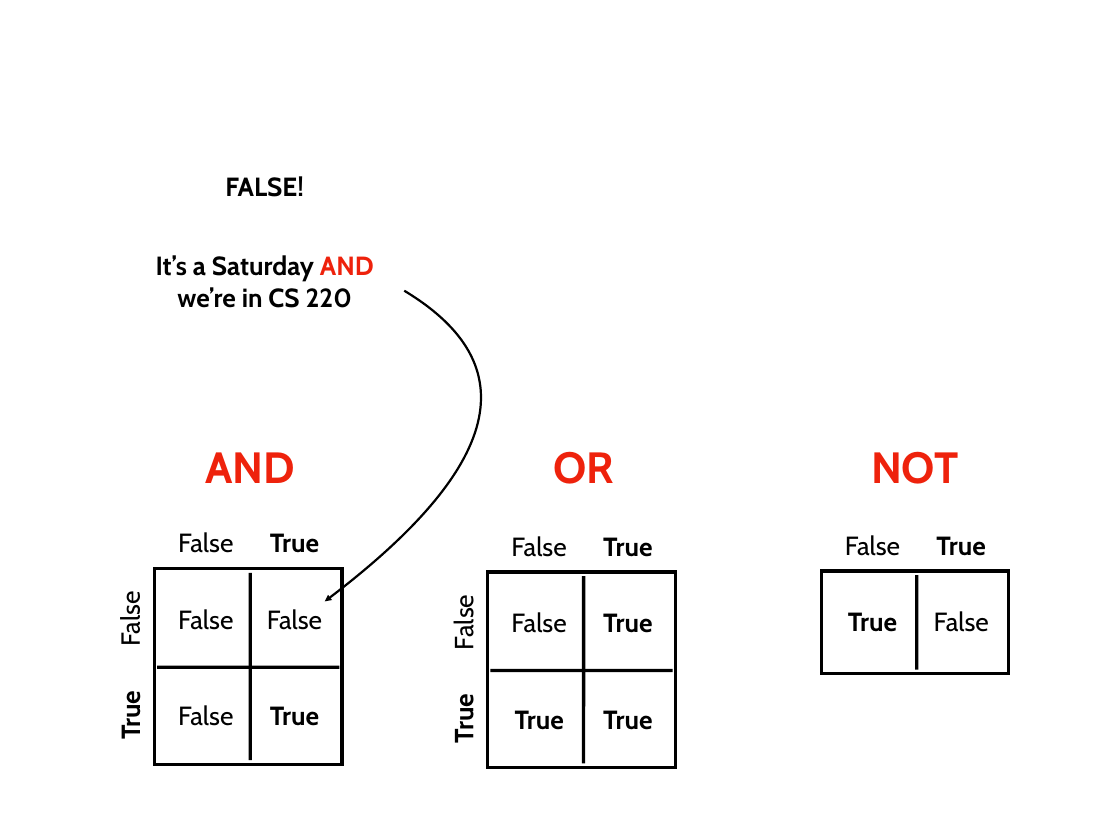
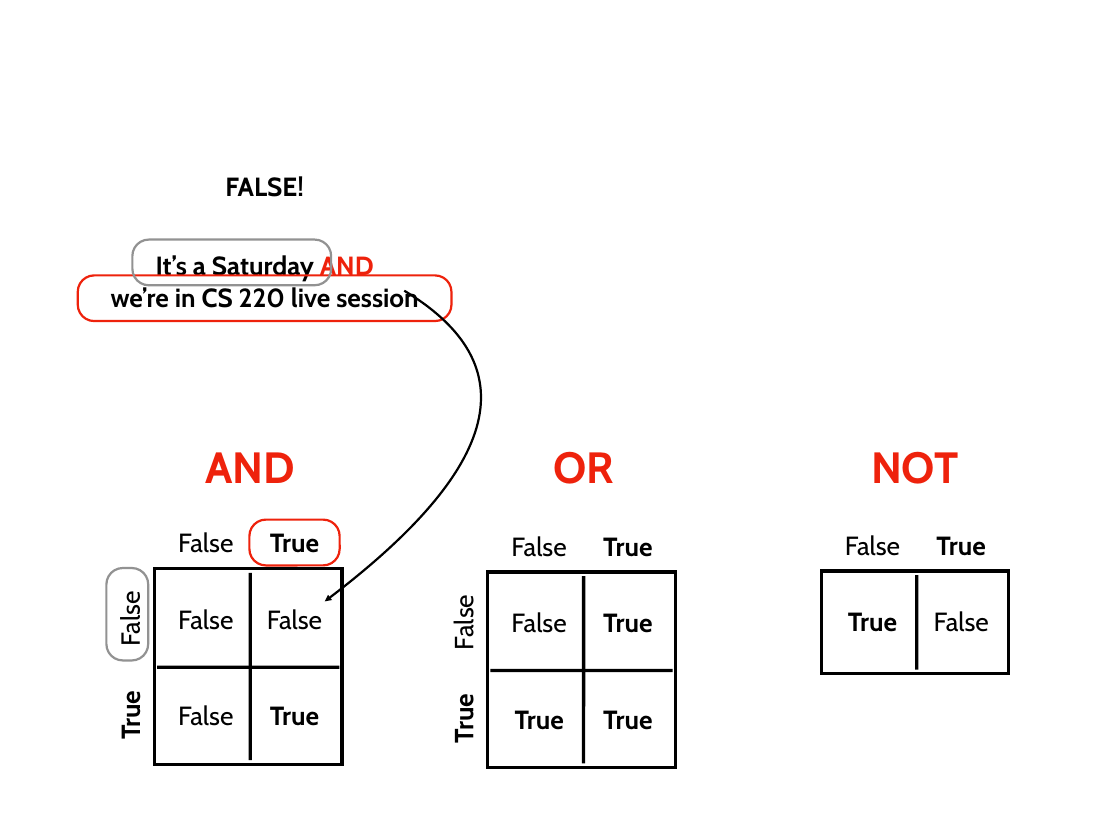
Before and after one commit to tylerharter/caraza-harter-com, a slide deck: slide 45 of tyler/meena/cs220/s21/materials/lec_04_S21.ppt (slide 48 before the commit). Drawn at 1120x840 pixels with LibreOffice and Linux fonts; fonts in the diff are those of the drawing. Boxes give left, top, right and bottom in pixels: in the first picture for what was removed or moved away, otherwise in the second. Text is boxed around its words. In the diff, an @@ line names an element or a change of style, - is before the commit and + after.

```diff
--- a/tyler/meena/cs220/s21/materials/lec_04_S21.ppt
+++ b/tyler/meena/cs220/s21/materials/lec_04_S21.ppt
@@ rounded rectangle added at [132, 239, 331, 285], outline #929292 2.01 pt @@
@@ text "It’s a Saturday AND": place and size @@
-text "It’s a Saturday AND" at [156, 255, 374, 308]
+text "It’s a Saturday AND" at [111, 253, 418, 308]
@@ rounded rectangle added at [78, 276, 451, 321], outline #EE220C 2.01 pt @@
@@ text at [111, 285, 418, 308]: text changed @@
-we’re in CS 220
+we’re in CS 220 live session
@@ rounded rectangle added at [250, 520, 340, 566], outline #EE220C 2.01 pt @@
@@ freeform shape added at [106, 568, 148, 660], outline #929292 2.01 pt @@
```
Also in this commit, not shown: 4 other slides changed, 4 slides removed, 1 other file.
